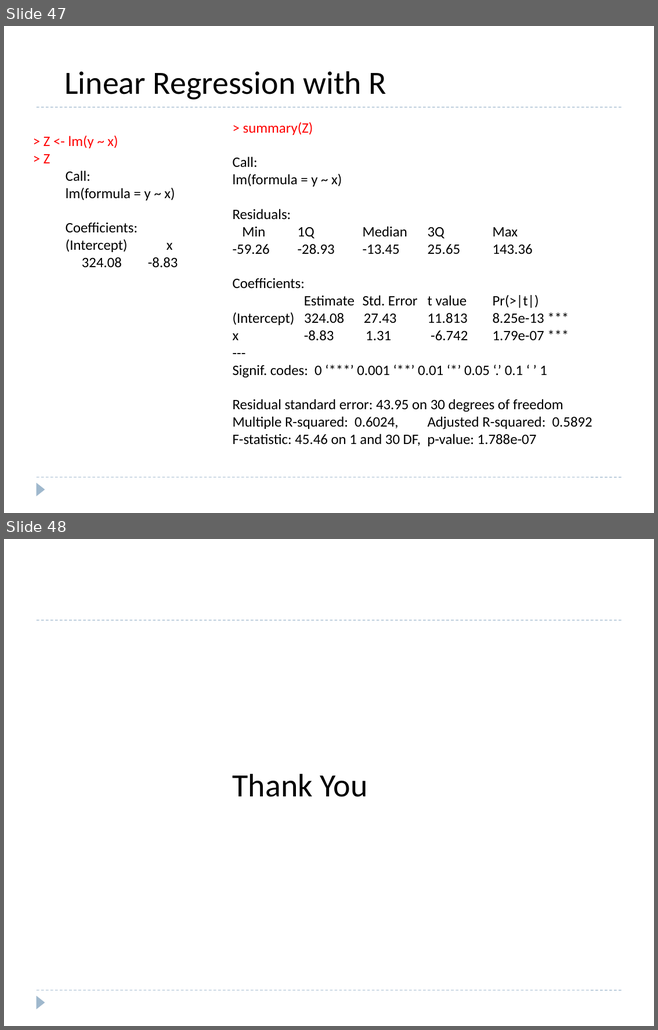
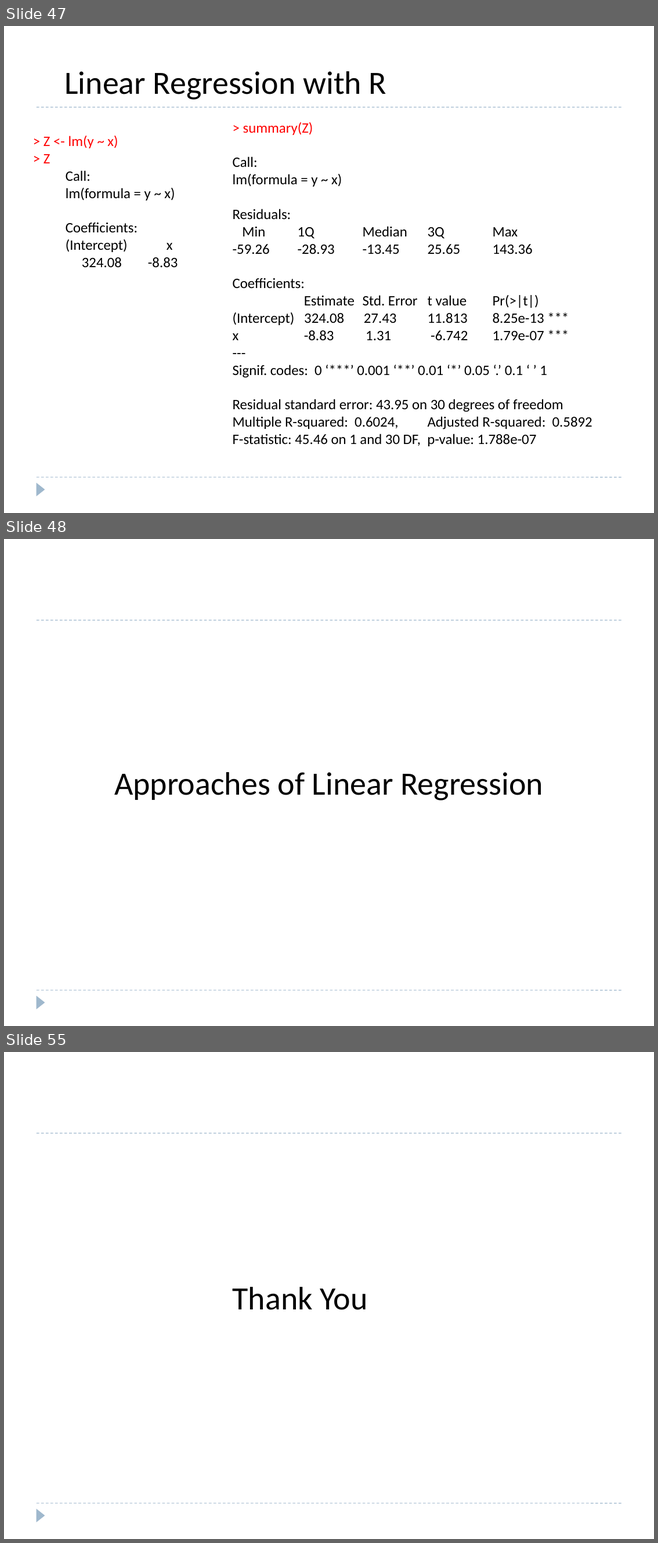
Before and after one commit to roushanprasad/DataScience_ML, a slide deck: Machine-Learning/4.2 Linear-Regression/4.2.1-Linear-Regression.pptx. Shown one above the other, each under a label of ours: slides 47 and 48 before the commit, slides 47, 48 and 55 after it; the slides between them are not shown. The pictures are 658x1030 and 658x1543 pixels, drawn with LibreOffice and Linux fonts; fonts in the diff are those of the drawing. Boxes give left, top, right and bottom in pixels: in the first picture for what was removed or moved away, otherwise in the second. Text is boxed around its words. In the diff, an @@ line names an element or a change of style, - is before the commit and + after.

```diff
--- a/Machine-Learning/4.2 Linear-Regression/4.2.1-Linear-Regression.pptx
+++ b/Machine-Learning/4.2 Linear-Regression/4.2.1-Linear-Regression.pptx
@@ slide 48 added at [4,539,654,1026], background #FFFFFF; not listed: 3 template elements that a slide beside it also shows @@
@@ text added at [114,772,543,801], 36 pt, text #000000 @@
+Approaches of Linear Regression
@@ what was slide 48 is now slide 55 @@
```
Also in this commit, not shown: 6 other slides added, 1 other file.
